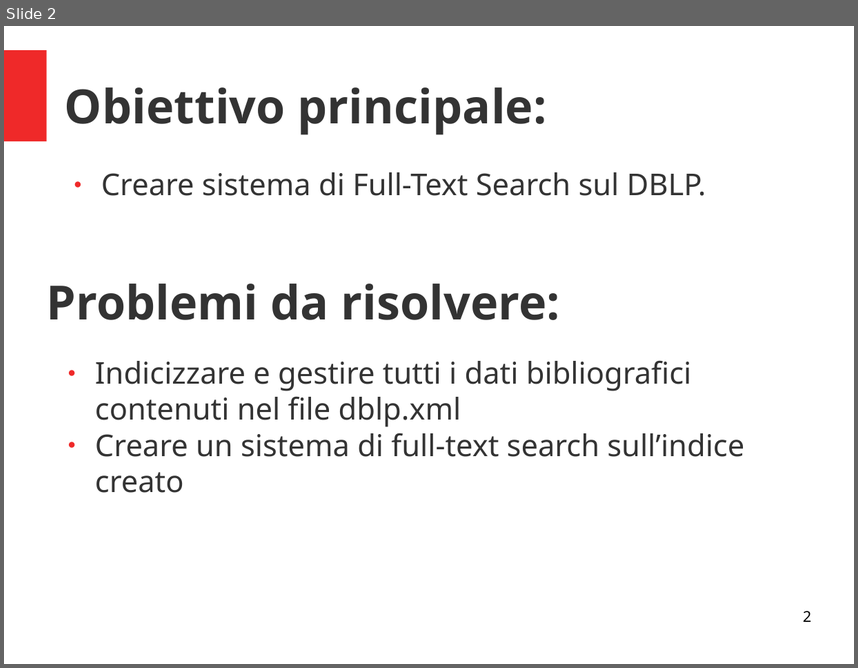
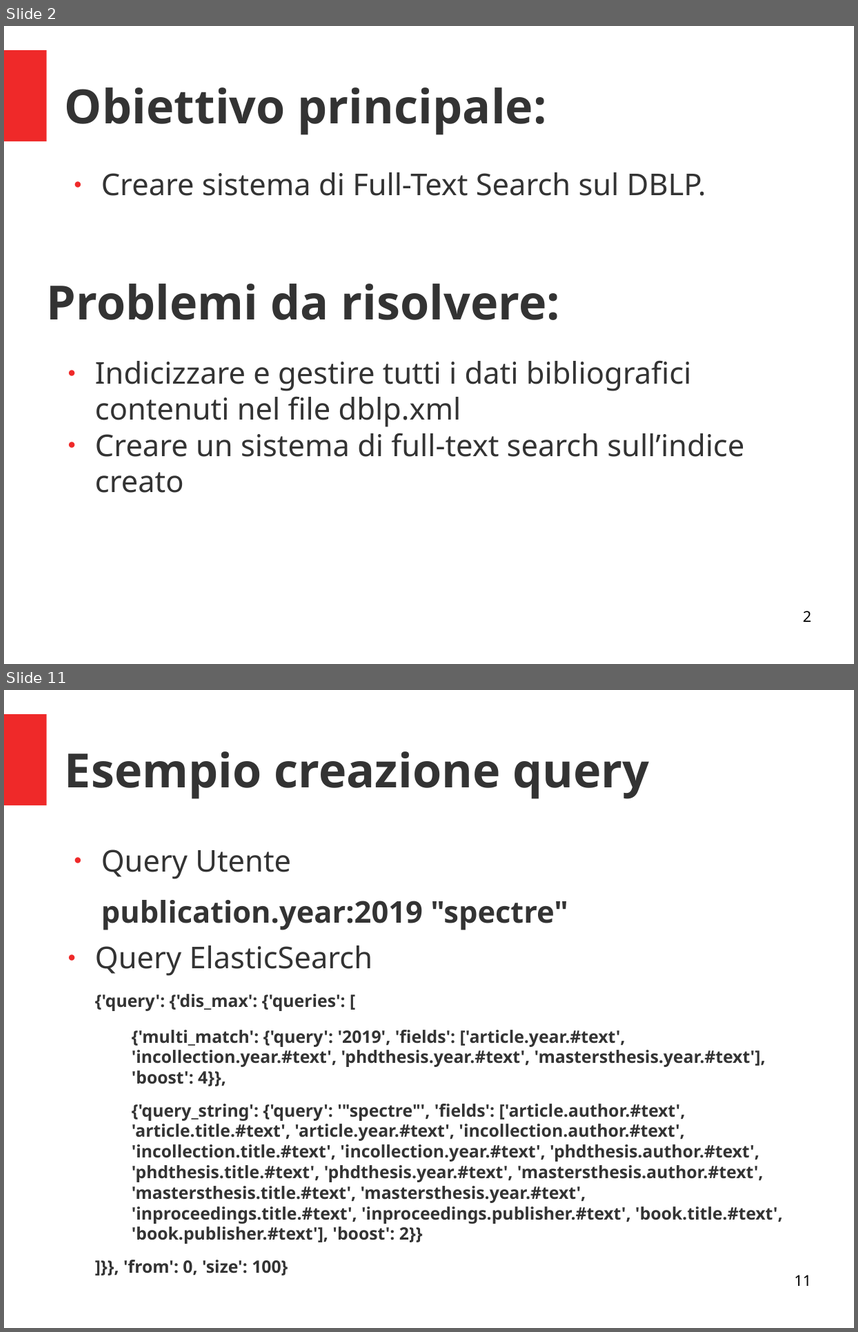
Before and after one commit to The-BFG/DBLP, a slide deck: PresentazioneProgetto.odp. Shown one above the other, each under a label of ours: slide 2 before the commit, slides 2 and 11 after it; the slides between them are not shown. The pictures are 858x668 and 858x1332 pixels, drawn with LibreOffice and Linux fonts; fonts in the diff are those of the drawing. Boxes give left, top, right and bottom in pixels: in the first picture for what was removed or moved away, otherwise in the second. Text is boxed around its words. In the diff, an @@ line names an element or a change of style, - is before the commit and + after.

```diff
--- a/PresentazioneProgetto.odp
+++ b/PresentazioneProgetto.odp
@@ slide 11 added at (4,690,854,1328), background #FFFFFF; not listed: 1 template element that a slide beside it also shows @@
@@ title added at (65,751,649,799), 44 pt, text #333333, bold @@
+Esempio creazione query
@@ text added at (101,849,568,930), 28 pt, text #333333, bold @@
+● Query Utente
+publication.year:2019 "spectre"
@@ text added at (95,945,783,1275), 16 pt, text #333333, bold @@
+● Query ElasticSearch
+{'query': {'dis_max': {'queries': [
+  {'multi_match': {'query': '2019', 'fields': ['article.year.#text', 'incollection.year.#text', 'phdthesis.year.#text', 'mastersthesis.year.#text'], 'boost': 4}},
+  {'query_string': {'query': '"spectre"', 'fields': ['article.author.#text', 'article.title.#text', 'article.year.#text', 'incollection.author.#text', 'incollection.title.#text', 'incollection.year.#text', 'phdthesis.author.#text', 'phdthesis.title.#text', 'phdthesis.year.#text', 'mastersthesis.author.#text', 'mastersthesis.title.#text', 'mastersthesis.year.#text', 'inproceedings.title.#text', 'inproceedings.publisher.#text', 'book.title.#text', 'book.publisher.#text'], 'boost': 2}}
+]}}, 'from': 0, 'size': 100}
@@ page number added at (794,1274,811,1285), 14 pt, text #000000 @@
+11
```
Also in this commit, not shown: 2 slides changed, 9 other slides added.
